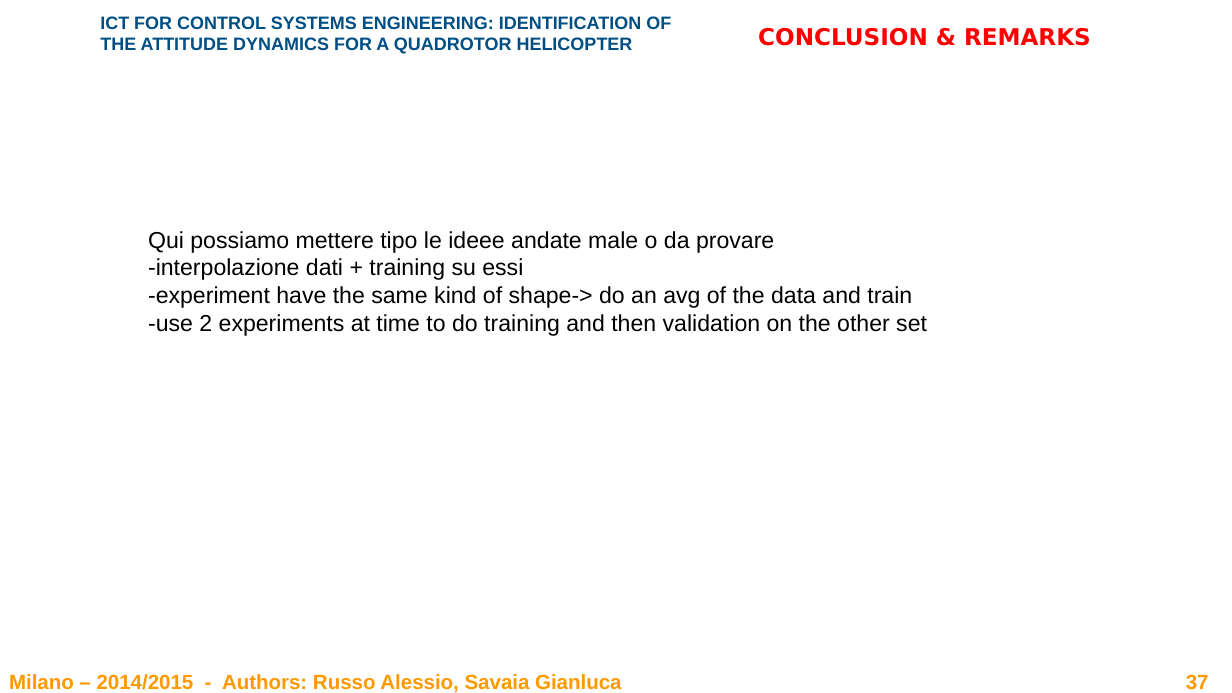
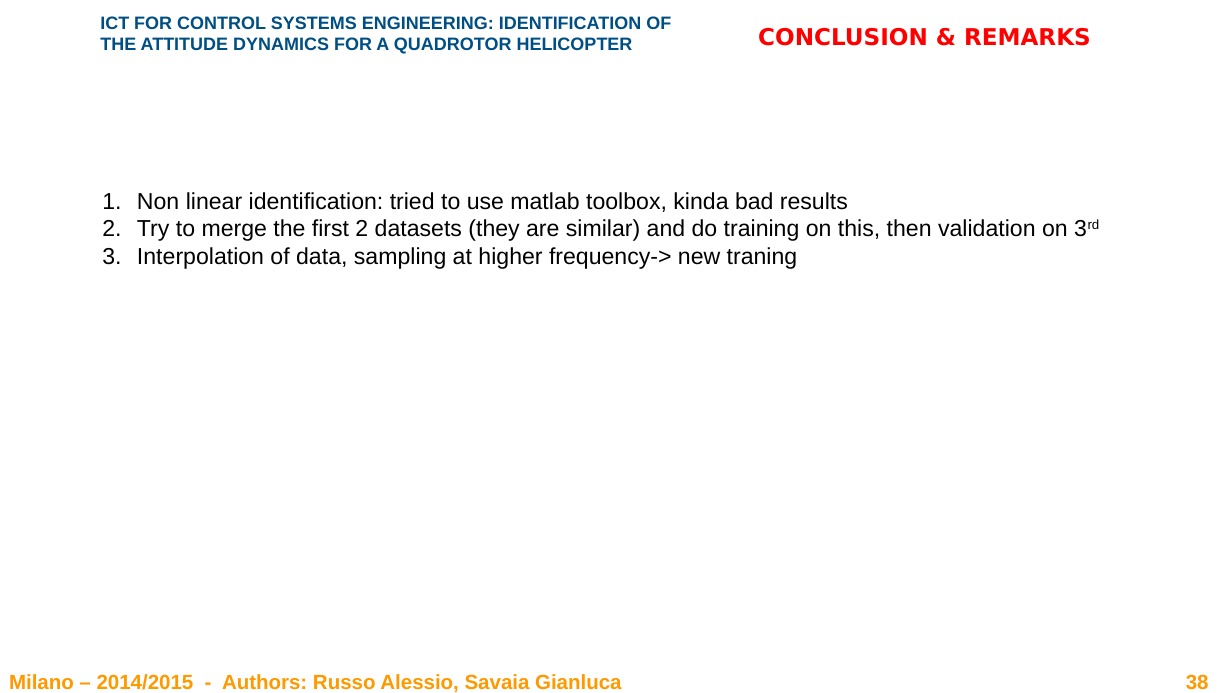
Before and after one commit to rssalessio/BlackBox-Quadrotor-Identification, a slide deck: slide 38 of report/Report.pptx (slide 37 before the commit). Drawn at 1232x693 pixels with LibreOffice and Linux fonts; fonts in the diff are those of the drawing; background and template pictures are left out. Boxes give left, top, right and bottom in pixels: in the first picture for what was removed or moved away, otherwise in the second. Text is boxed around its words. In the diff, an @@ line names an element or a change of style, - is before the commit and + after.

Commit message:
Update report (finished model identifi.)

```diff
--- a/report/Report.pptx
+++ b/report/Report.pptx
@@ text added at (137, 192, 1068, 269), 18 pt, text #000000 @@
+1. Non linear identification: tried to use matlab toolbox, kinda bad results
+2. Try to merge the first 2 datasets (they are similar) and do training on this, then validation on 3rd
+3. Interpolation of data, sampling at higher frequency-> new traning
@@ text removed at (148, 231, 927, 336) @@
-Qui possiamo mettere tipo le ideee andate male o da provare
--interpolazione dati + training su essi
--experiment have the same kind of shape-> do an avg of the data and train
--use 2 experiments at time to do training and then validation on the other set
@@ page number at (1186, 674, 1209, 690): text changed @@
-37
+38
```
Also in this commit, not shown: 2 other slides changed, 3 slides added, 2 slides removed, 1 other file.
